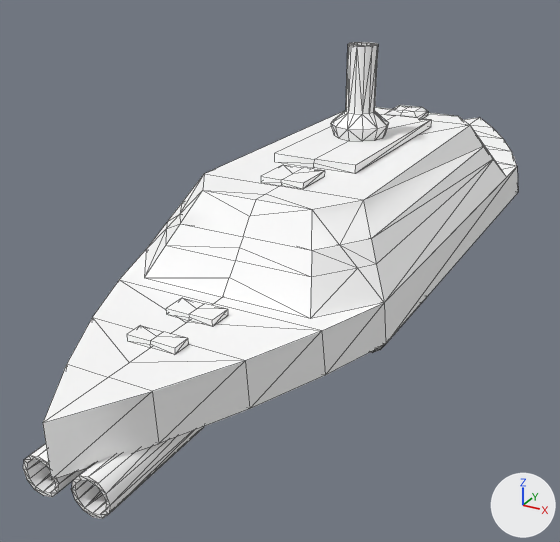
Two versions of the FBX model Assets/World objects/Ships_raw/terran - sloop charleston.fbx, one commit apart.
Rendered twice from a 50 mm lens placed at (2.97, -7.09, 2.57), pointed at (-0.56, -0.68, -0.64). Every picture has the same lights, and +X, +Y and +Z are marked at lower right. Mesh edges are drawn as thin lines. Vertices at the same position are counted once.

In view in the first picture: 'CharlestonHull', 'CharlestonTeamColor'.
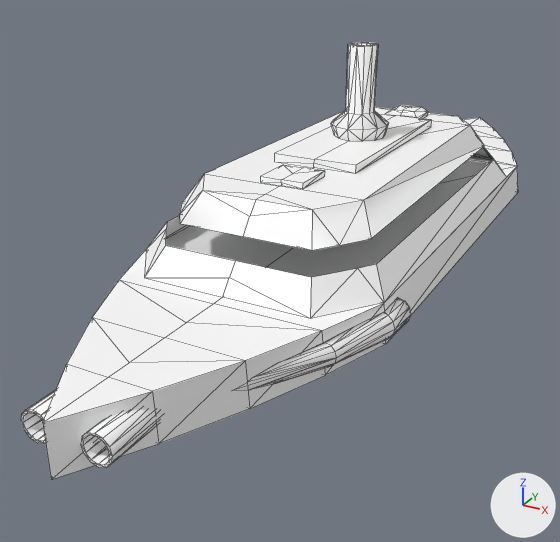
Where the change shows, as pixel boxes [x1, y1, x2, y2] in the pictures (560 x 542 px):
'CharlestonHull', reshaped (8% shorter)
    before: [23, 42, 518, 519]
    after: [21, 42, 518, 480]
'CharlestonTeamColor', deleted
    before: [127, 146, 494, 355]
part 1 of me_id45, added
    after: [236, 298, 411, 390]
part 2 of me_id45, added
    after: [81, 409, 161, 468]
part 3 of me_id45, added
    after: [21, 390, 56, 444]
part 4 of me_id45, deleted
    before: [72, 427, 204, 519]
part 5 of me_id45, deleted
    before: [23, 444, 87, 497]
part 6 of me_id45, cut back
    before: [144, 159, 506, 353]
    after: [144, 159, 506, 319]

What changed in the scene script:
```text
Change me_id45:
    used by ob_charlestonhull; location = (0.0, 0.0, 0.0)
    remove me_id45.from_pydata(...)  # 515 vertices, 802 faces; spans x -1.12..1.12, y -4.5..4.86, z -0.67..1.58
    add me_id45.from_pydata(...)  # 469 vertices, 736 faces; spans x -1.24..1.24, y -4.5..4.86, z -0.4..1.58
    me_id45 part 1: a new loose piece of 59 vertices spanning x 0.59..1.24, y -3.43..-1.81, z -0.32..-0.08, in mat_material (white #ffffff)
    me_id45 part 2: a new loose piece of 48 vertices spanning x 0.12..0.36, y -4.35..-3.6, z -0.32..-0.08, in mat_material (white #ffffff)
    me_id45 part 3: a new loose piece of 48 vertices spanning x -0.36..-0.12, y -4.35..-3.6, z -0.32..-0.08, in mat_material (white #ffffff)
    me_id45 part 4: the loose piece of 72 vertices spanning x 0.05..0.35, y -4.4..-3.33, z -0.67..-0.37 is deleted
    me_id45 part 5: the loose piece of 72 vertices spanning x -0.35..-0.05, y -4.4..-3.33, z -0.67..-0.37 is deleted
    me_id45 part 6
    68 vertices are removed from x -1.12..1.12, y -3.4..-1.01, z -0.52..0.0
    120 faces are deleted
    8 new faces join them
Remove ob_charlestonteamcolor:
    ob_charlestonteamcolor = bpy.data.objects.new('CharlestonTeamColor', me_id12_002)
    ob_charlestonteamcolor.location = (0.0, 0.0, 0.0)
```
